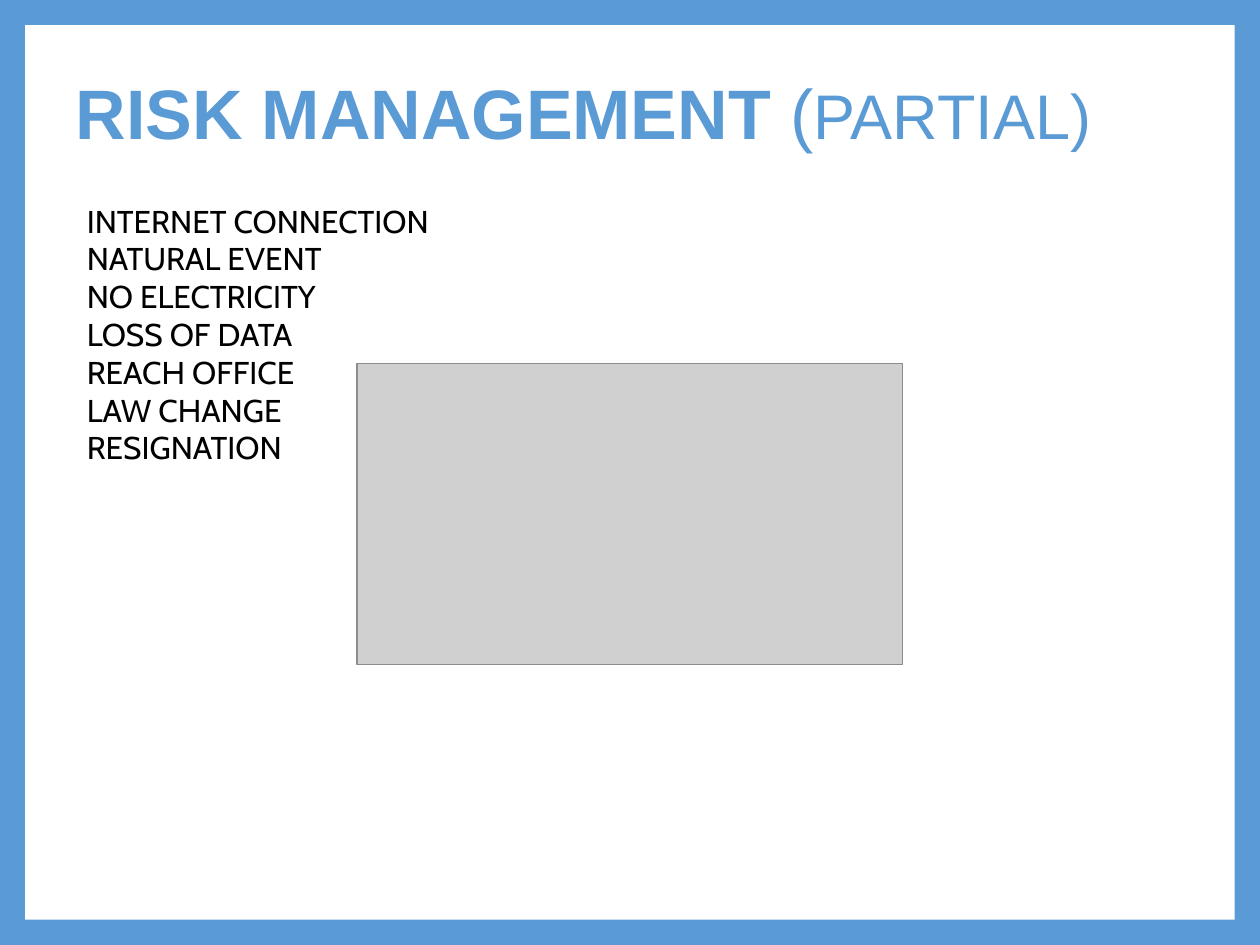
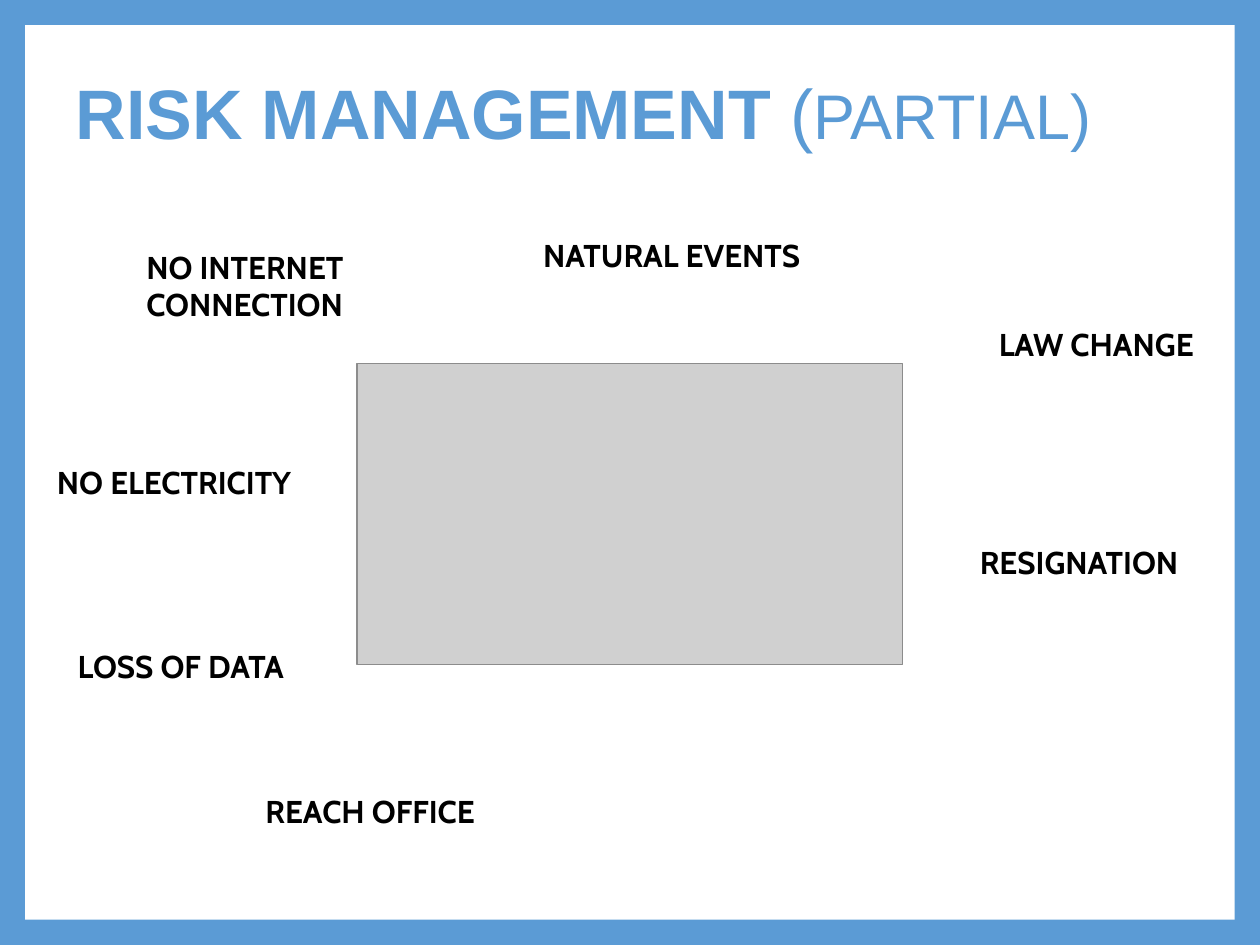
Before and after one commit to sergioCap/SE2project, a slide deck: slide 28 of presentation/SE2_final_v4.pptx. Drawn at 1260x945 pixels with LibreOffice and Linux fonts; fonts in the diff are those of the drawing; grey boxes stand for pictures. Boxes give left, top, right and bottom in pixels: in the first picture for what was removed or moved away, otherwise in the second. Text is boxed around its words. In the diff, an @@ line names an element or a change of style, - is before the commit and + after.

Commit message:
modified final presentation

```diff
--- a/presentation/SE2_final_v4.pptx
+++ b/presentation/SE2_final_v4.pptx
@@ text at (146,256,344,317): text changed; bold on @@
-INTERNET CONNECTION
-NATURAL EVENT
-NO ELECTRICITY
-LOSS OF DATA
-REACH OFFICE
-LAW CHANGE
-RESIGNATION
+NO INTERNET CONNECTION
@@ text added at (543,244,800,268), 18 pt, text #000000, bold @@
+NATURAL EVENTS
@@ text added at (999,333,1193,357), 18 pt, text #000000, bold @@
+LAW CHANGE
@@ text added at (57,471,291,495), 18 pt, text #000000, bold @@
+NO ELECTRICITY
@@ text added at (980,551,1178,575), 18 pt, text #000000, bold @@
+RESIGNATION
@@ text added at (78,655,284,679), 18 pt, text #000000, bold @@
+LOSS OF DATA
@@ text added at (265,800,475,824), 18 pt, text #000000, bold @@
+REACH OFFICE
```
Also in this commit, not shown: 1 other slide changed, 1 other file.
